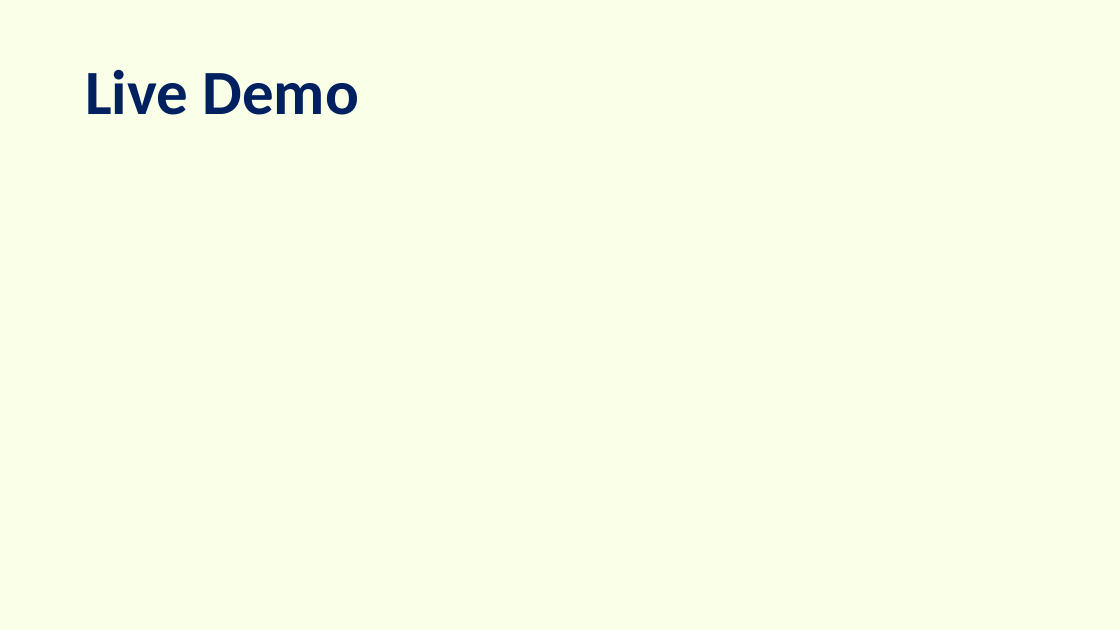
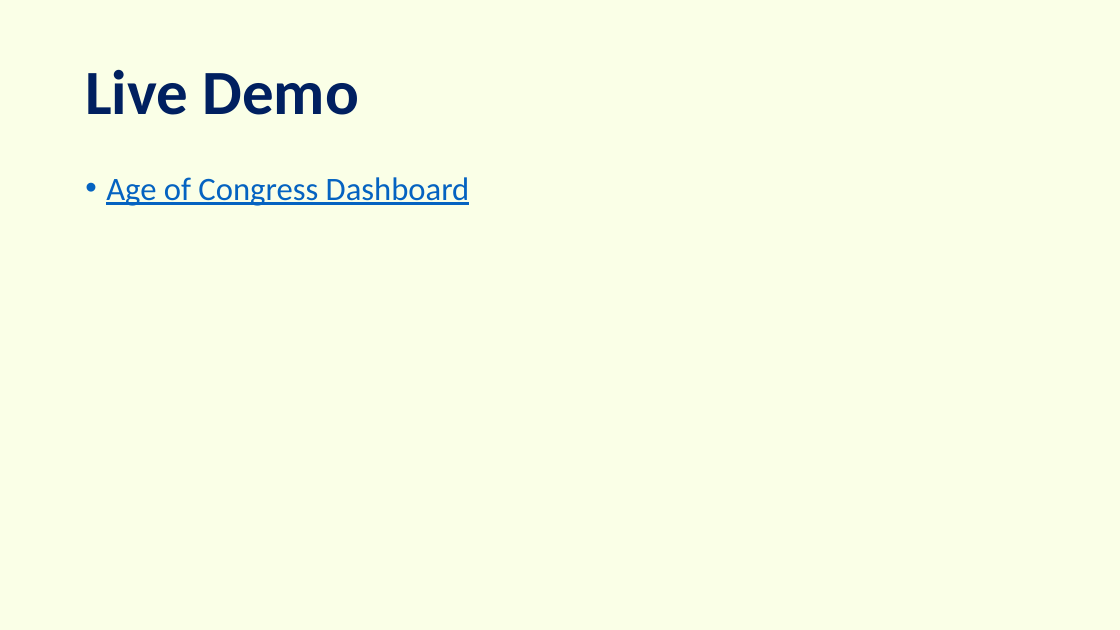
Before and after one commit to peterjorphan/Project-2-Congress, a slide deck: slide 6 of project/Congress.pptx. Drawn at 1120x630 pixels with LibreOffice and Linux fonts; fonts in the diff are those of the drawing. Boxes give left, top, right and bottom in pixels: in the first picture for what was removed or moved away, otherwise in the second. Text is boxed around its words. In the diff, an @@ line names an element or a change of style, - is before the commit and + after.

```diff
--- a/project/Congress.pptx
+++ b/project/Congress.pptx
@@ text added at [106,177,470,206], 28 pt, text #0563C1, underline @@
+• Age of Congress Dashboard
```
Also in this commit, not shown: 8 other slides changed.
